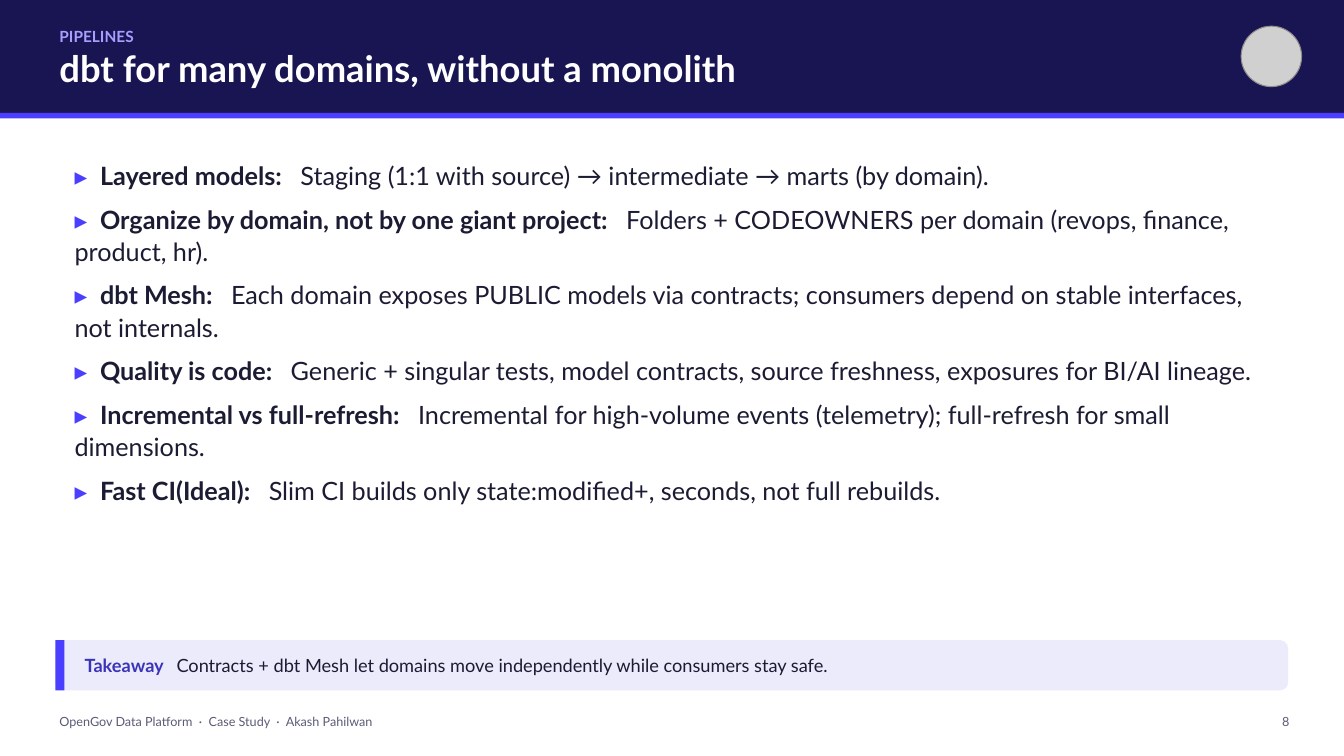
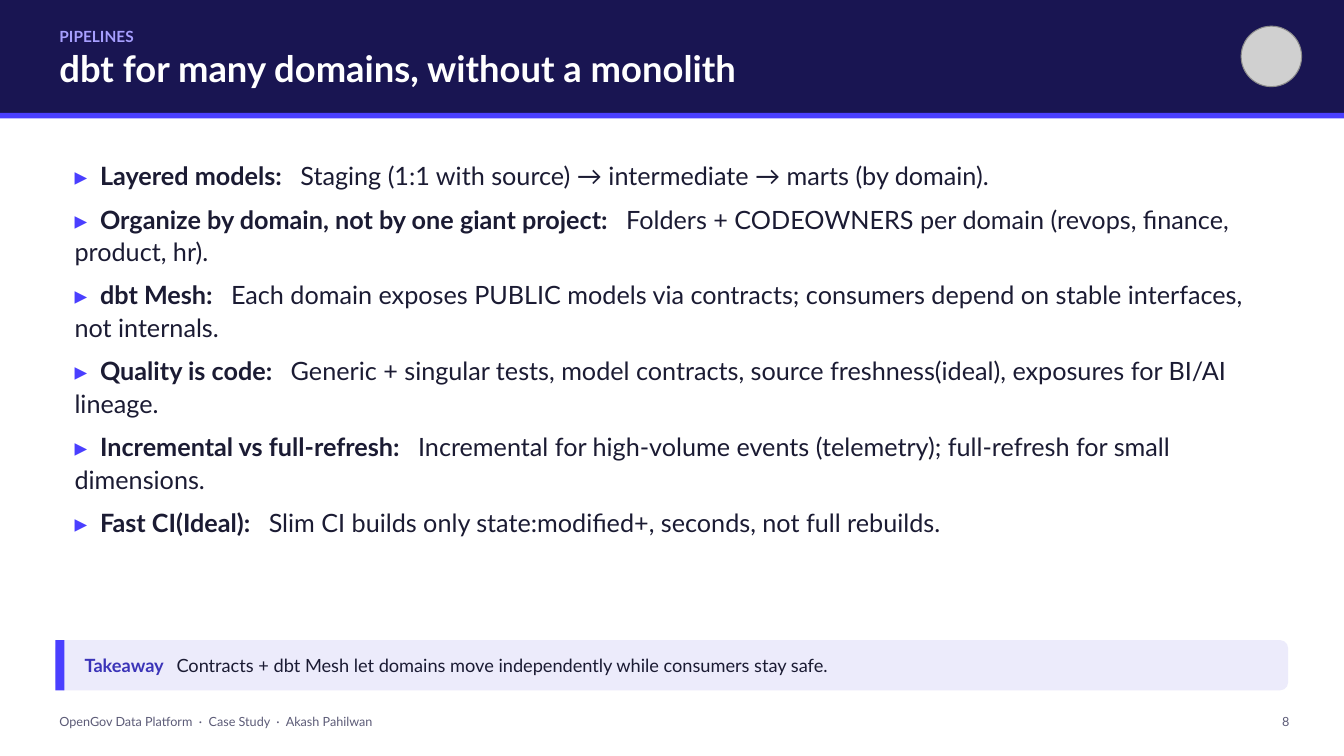
Before and after one commit to akashpahilwan/OpenGovPOC, a slide deck: slide 8 of presentation/OpenGov_Data_Platform_CaseStudy.pptx. Drawn at 1344x756 pixels with LibreOffice and Linux fonts; fonts in the diff are those of the drawing; grey boxes stand for pictures. Boxes give left, top, right and bottom in pixels: in the first picture for what was removed or moved away, otherwise in the second. Text is boxed around its words. In the diff, an @@ line names an element or a change of style, - is before the commit and + after.

```diff
--- a/presentation/OpenGov_Data_Platform_CaseStudy.pptx
+++ b/presentation/OpenGov_Data_Platform_CaseStudy.pptx
@@ text at [75,360,1226,417]: text changed @@
-▸ Quality is code: Generic + singular tests, model contracts, source freshness, exposures for BI/AI lineage.
+▸ Quality is code: Generic + singular tests, model contracts, source freshness(ideal), exposures for BI/AI lineage.
```
Also in this commit, not shown: 4 other slides changed, 2 other files.
